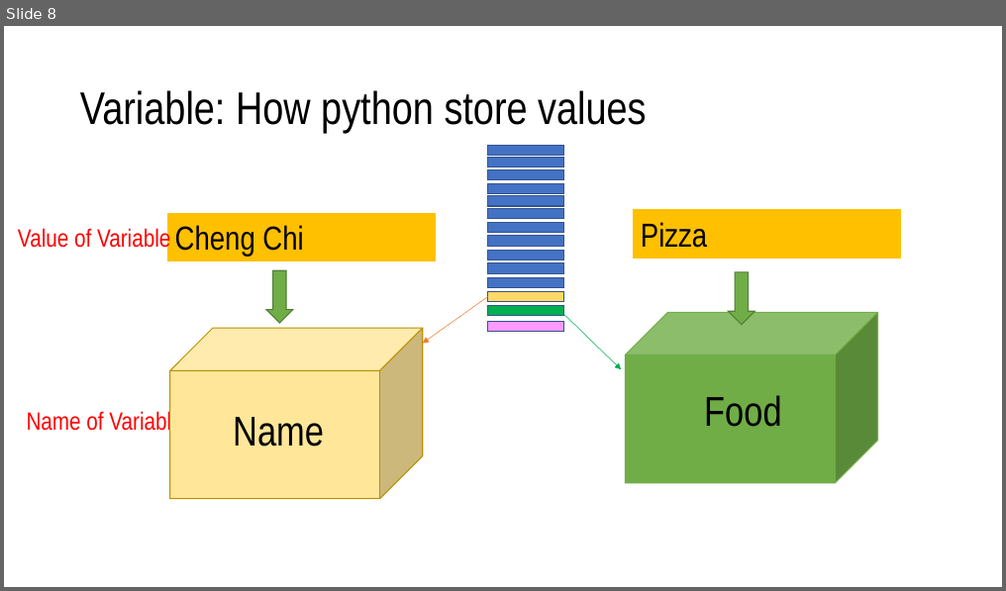
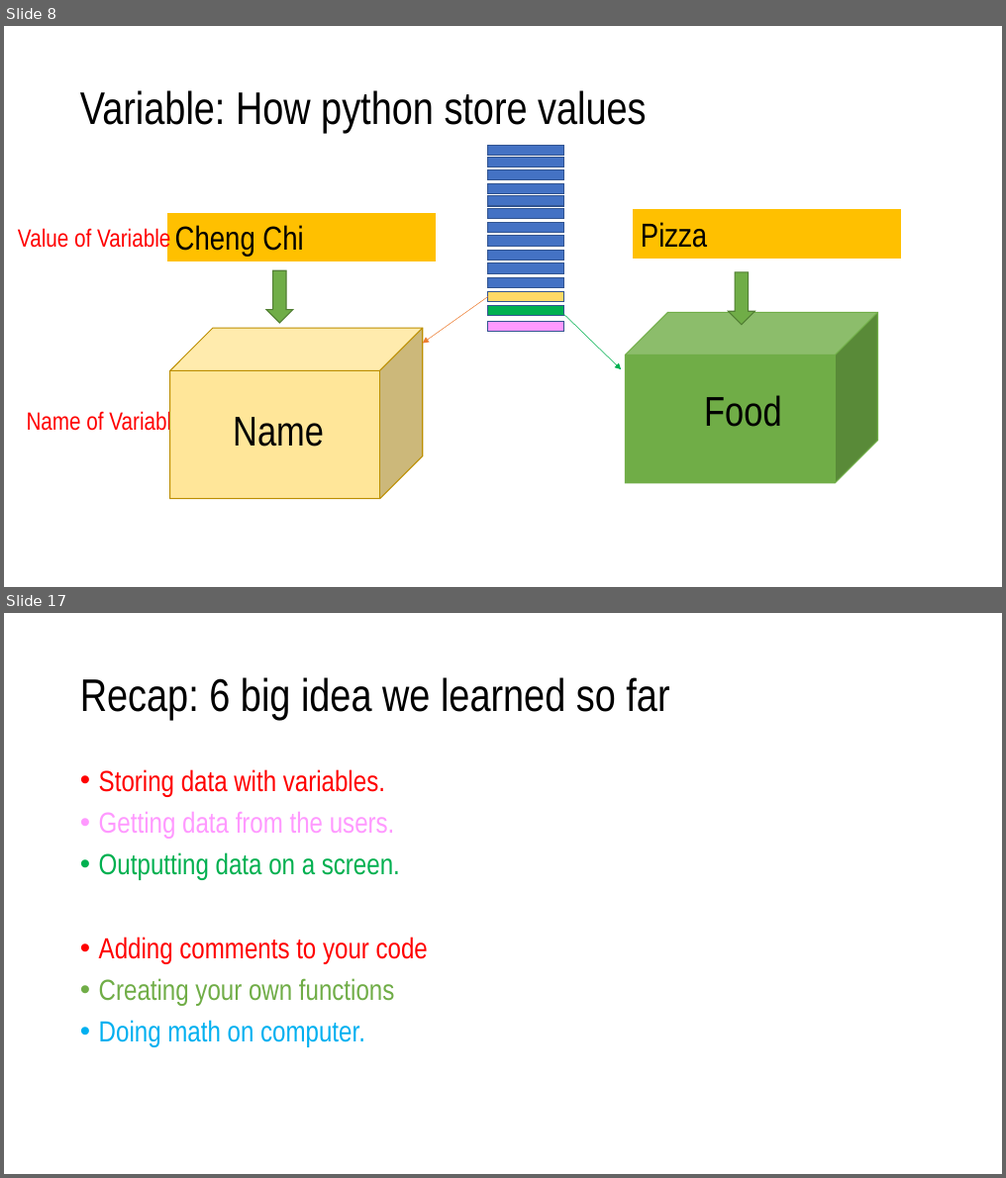
Before and after one commit to haoshisong/Python_Summer_Camp, a slide deck: Python summer camp.pptx. Shown one above the other, each under a label of ours: slide 8 before the commit, slides 8 and 17 after it; the slides between them are not shown. The pictures are 1006x591 and 1006x1178 pixels, drawn with LibreOffice and Linux fonts; fonts in the diff are those of the drawing. Boxes give left, top, right and bottom in pixels: in the first picture for what was removed or moved away, otherwise in the second. Text is boxed around its words. In the diff, an @@ line names an element or a change of style, - is before the commit and + after.

```diff
--- a/Python summer camp.pptx
+++ b/Python summer camp.pptx
@@ slide 17 added at bbox=[4, 613, 1002, 1174], background #FFFFFF @@
@@ title added at bbox=[80, 677, 669, 720], 44 pt, text #000000 @@
+Recap: 6 big idea we learned so far
@@ text added at bbox=[99, 769, 428, 1048], 28 pt, text #FF0000 @@
+• Storing data with variables.
+• Getting data from the users.
+• Outputting data on a screen.
+• Adding comments to your code
+• Creating your own functions
+• Doing math on computer.
```
Also in this commit, not shown: 3 slides changed, 12 other slides added.
